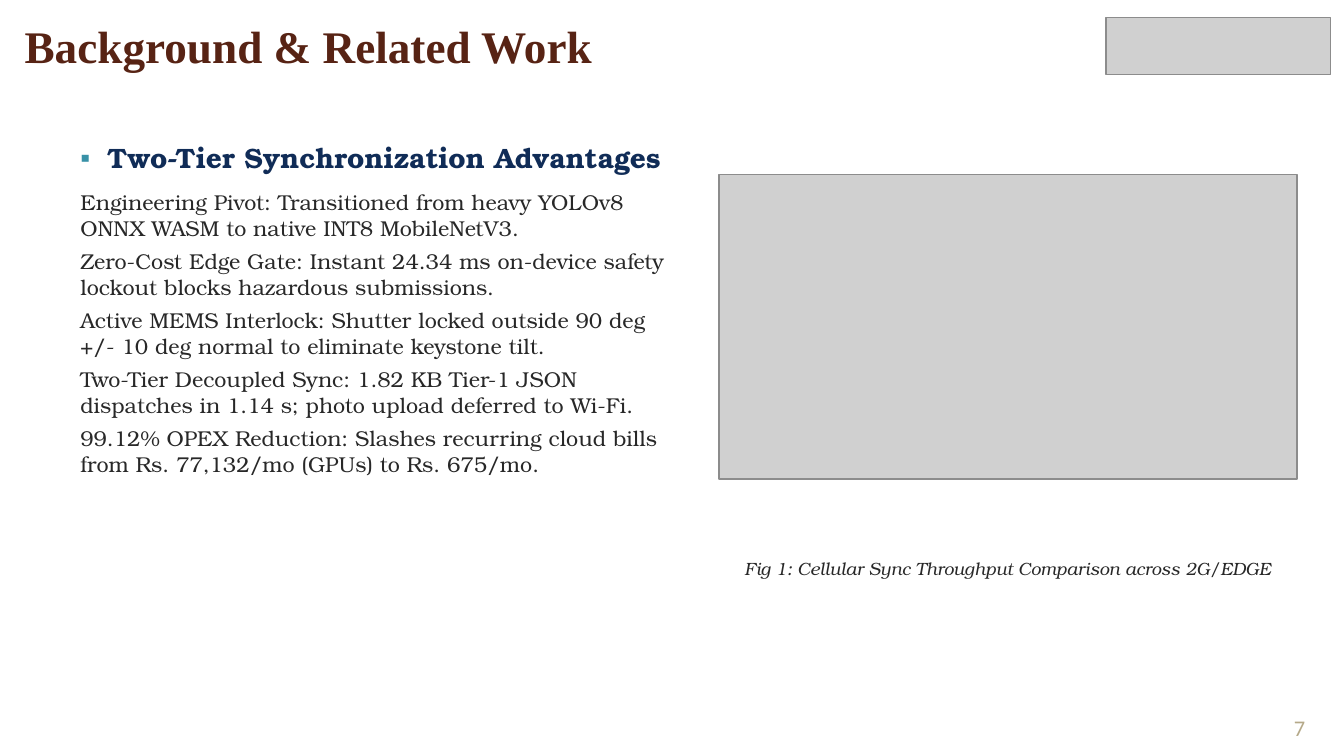
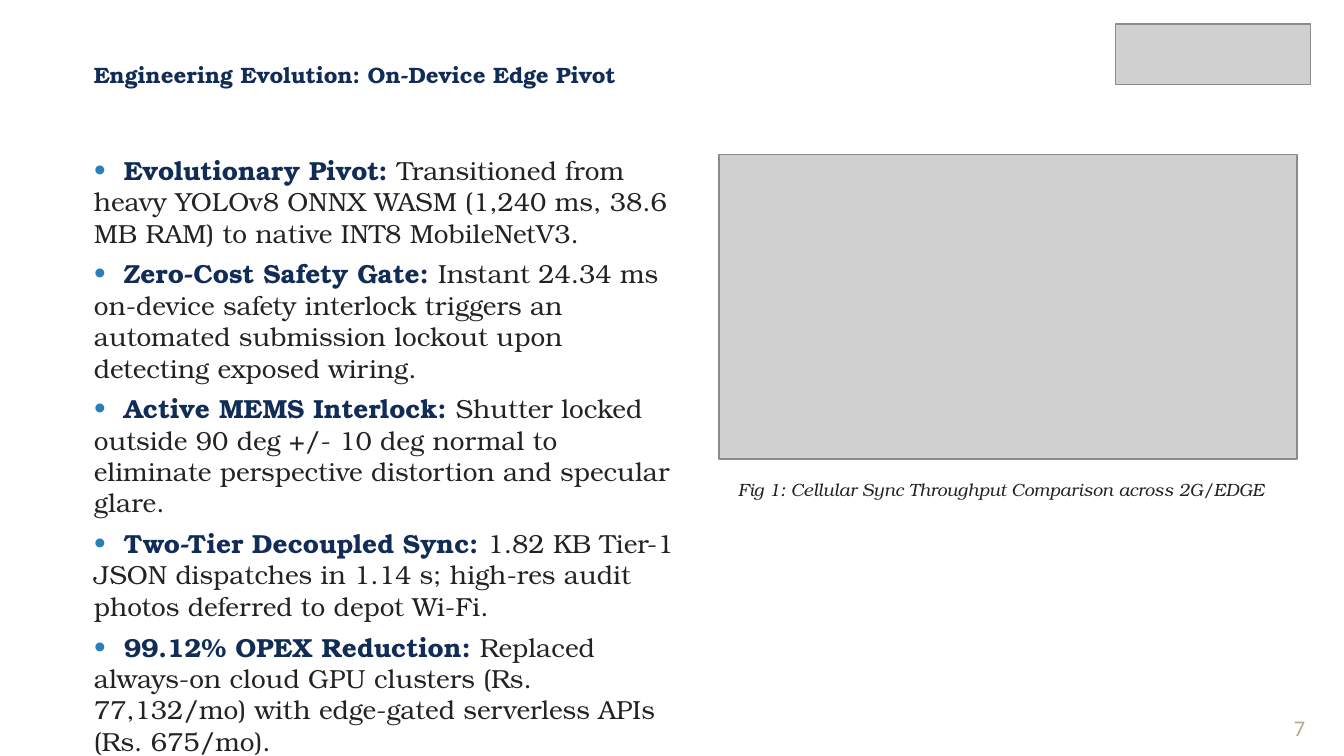
Before and after one commit to frankmathewsajan/psychic-spark, a slide deck: slide 7 of docs/presentation/Capstone_Final_Review_Presentation.pptx. Drawn at 1344x756 pixels with LibreOffice and Linux fonts; fonts in the diff are those of the drawing; grey boxes stand for pictures; background and template pictures are left out. Boxes give left, top, right and bottom in pixels: in the first picture for what was removed or moved away, otherwise in the second. Text is boxed around its words. In the diff, an @@ line names an element or a change of style, - is before the commit and + after.

Commit message:
fix(presentation-report): diagonal logo scaling, uniform bullets, abbreviations split, and layout perfection

```diff
--- a/docs/presentation/Capstone_Final_Review_Presentation.pptx
+++ b/docs/presentation/Capstone_Final_Review_Presentation.pptx
@@ picture: place and size @@
-picture at (1106, 17, 1331, 74)
+picture at (1116, 24, 1310, 85)
@@ text at (94, 66, 615, 89): text changed; size 24.2 to 11.9 pt; font Times New Roman to TeX Gyre Bonum; text colour #572314 to #102C57 @@
-Background & Related Work
+Engineering Evolution: On-Device Edge Pivot
@@ text at (94, 160, 674, 755): text changed; size 11.5 to 14 pt; text colour #282828 to #232323 @@
-▪ Two-Tier Synchronization Advantages
-Engineering Pivot: Transitioned from heavy YOLOv8 ONNX WASM to native INT8 MobileNetV3.
-Zero-Cost Edge Gate: Instant 24.34 ms on-device safety lockout blocks hazardous submissions.
-Active MEMS Interlock: Shutter locked outside 90 deg +/- 10 deg normal to eliminate keystone tilt.
-Two-Tier Decoupled Sync: 1.82 KB Tier-1 JSON dispatches in 1.14 s; photo upload deferred to Wi-Fi.
-99.12% OPEX Reduction: Slashes recurring cloud bills from Rs. 77,132/mo (GPUs) to Rs. 675/mo.
+• Evolutionary Pivot: Transitioned from heavy YOLOv8 ONNX WASM (1,240 ms, 38.6 MB RAM) to native INT8 MobileNetV3.
+• Zero-Cost Safety Gate: Instant 24.34 ms on-device safety interlock triggers an automated submission lockout upon detecting exposed wiring.
+• Active MEMS Interlock: Shutter locked outside 90 deg +/- 10 deg normal to eliminate perspective distortion and specular glare.
+• Two-Tier Decoupled Sync: 1.82 KB Tier-1 JSON dispatches in 1.14 s; high-res audit photos deferred to depot Wi-Fi.
+• 99.12% OPEX Reduction: Replaced always-on cloud GPU clusters (Rs. 77,132/mo) with edge-gated serverless APIs (Rs. 675/mo).
@@ picture: place and size @@
-picture at (719, 175, 1297, 480)
+picture at (719, 155, 1297, 460)
@@ text "Fig 1: Cellular Sync Throughput ...": place and size @@
-text "Fig 1: Cellular Sync Throughput ..." at (744, 562, 1271, 579)
+text "Fig 1: Cellular Sync Throughput ..." at (738, 483, 1265, 500)
@@ text "Fig 1: Cellular Sync Throughput ..." at (738, 483, 1265, 500): text colour #282828 to #232323 @@
```
Also in this commit, not shown: 15 other slides changed, 4 other files.
